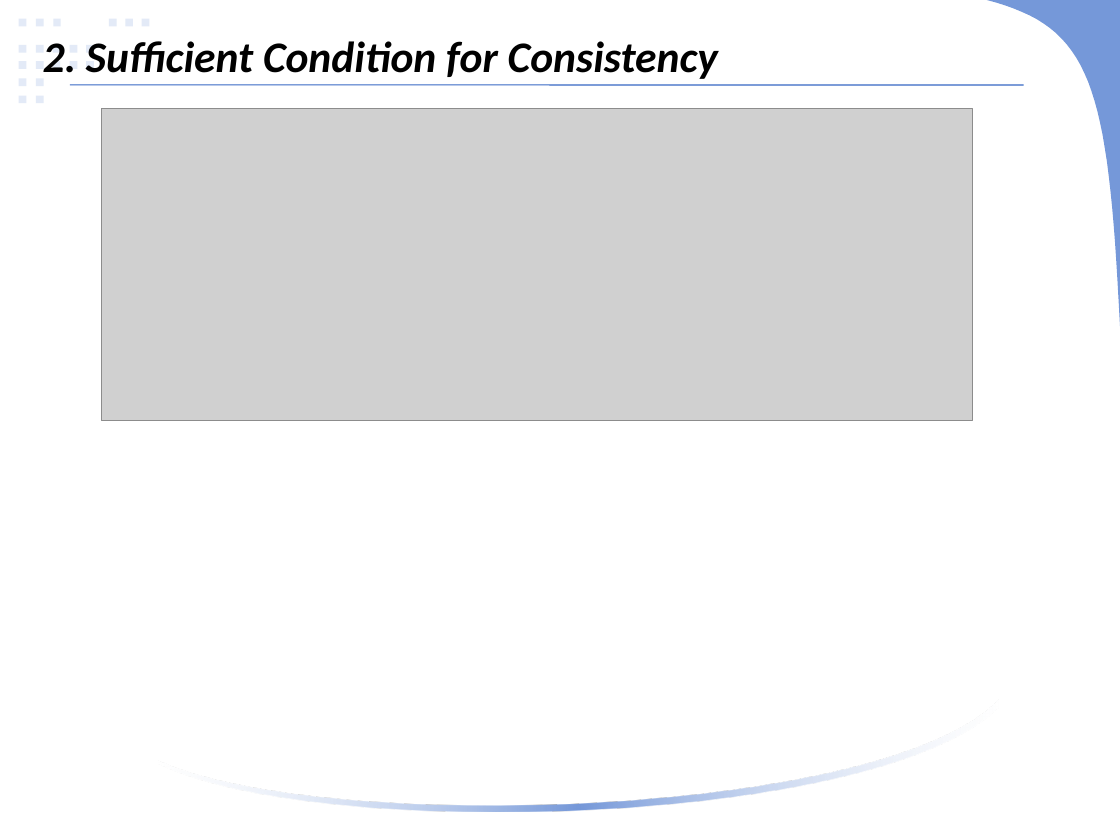
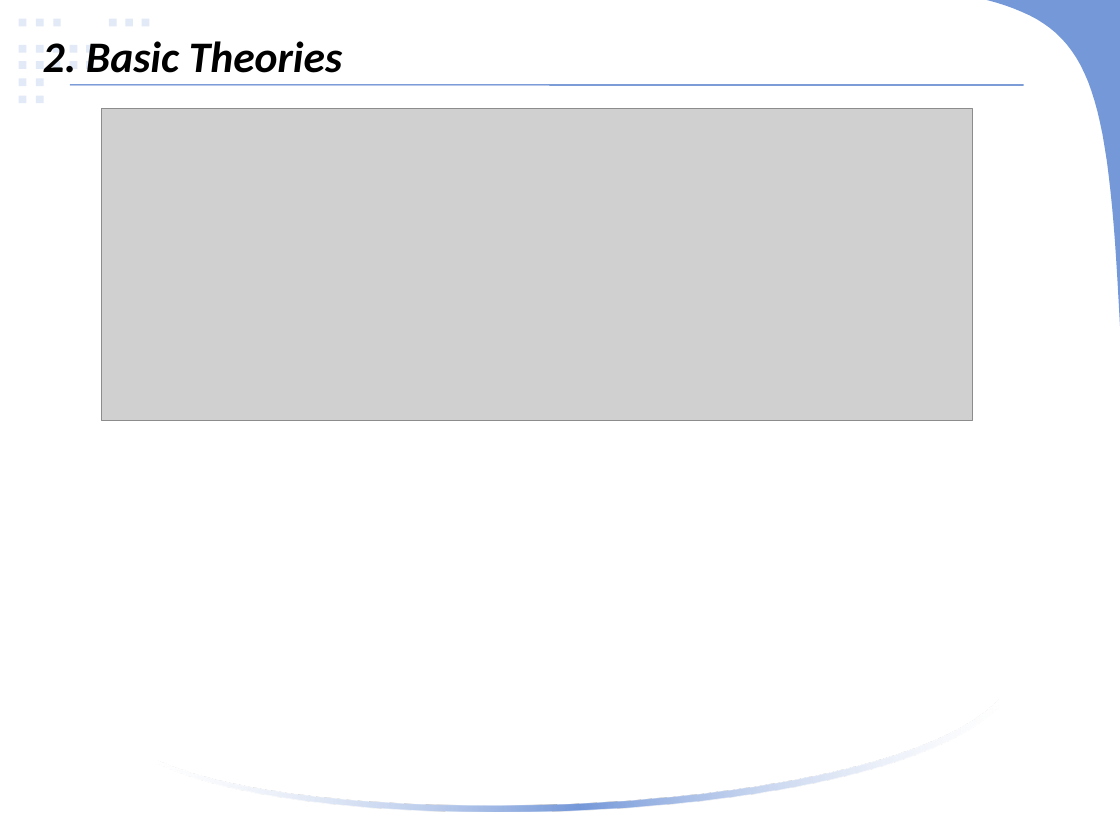
Before and after one commit to linlinge/monday-speech, a slide deck: slide 4 of 2019.03.25 ICCV 2015, Optimizing the Viewing Graph for Structure-from-Motion.pptx. Drawn at 1120x840 pixels with LibreOffice and Linux fonts; fonts in the diff are those of the drawing; grey boxes stand for pictures. Boxes give left, top, right and bottom in pixels: in the first picture for what was removed or moved away, otherwise in the second. Text is boxed around its words. In the diff, an @@ line names an element or a change of style, - is before the commit and + after.

```diff
--- a/2019.03.25 ICCV 2015, Optimizing the Viewing Graph for Structure-from-Motion.pptx
+++ b/2019.03.25 ICCV 2015, Optimizing the Viewing Graph for Structure-from-Motion.pptx
@@ text at (x1=43, y1=41, x2=342, y2=73): text changed @@
-2. Sufficient Condition for Consistency
+2. Basic Theories
```
Also in this commit, not shown: 5 other slides changed, 14 slides added, 12 slides removed, 6 other files.
